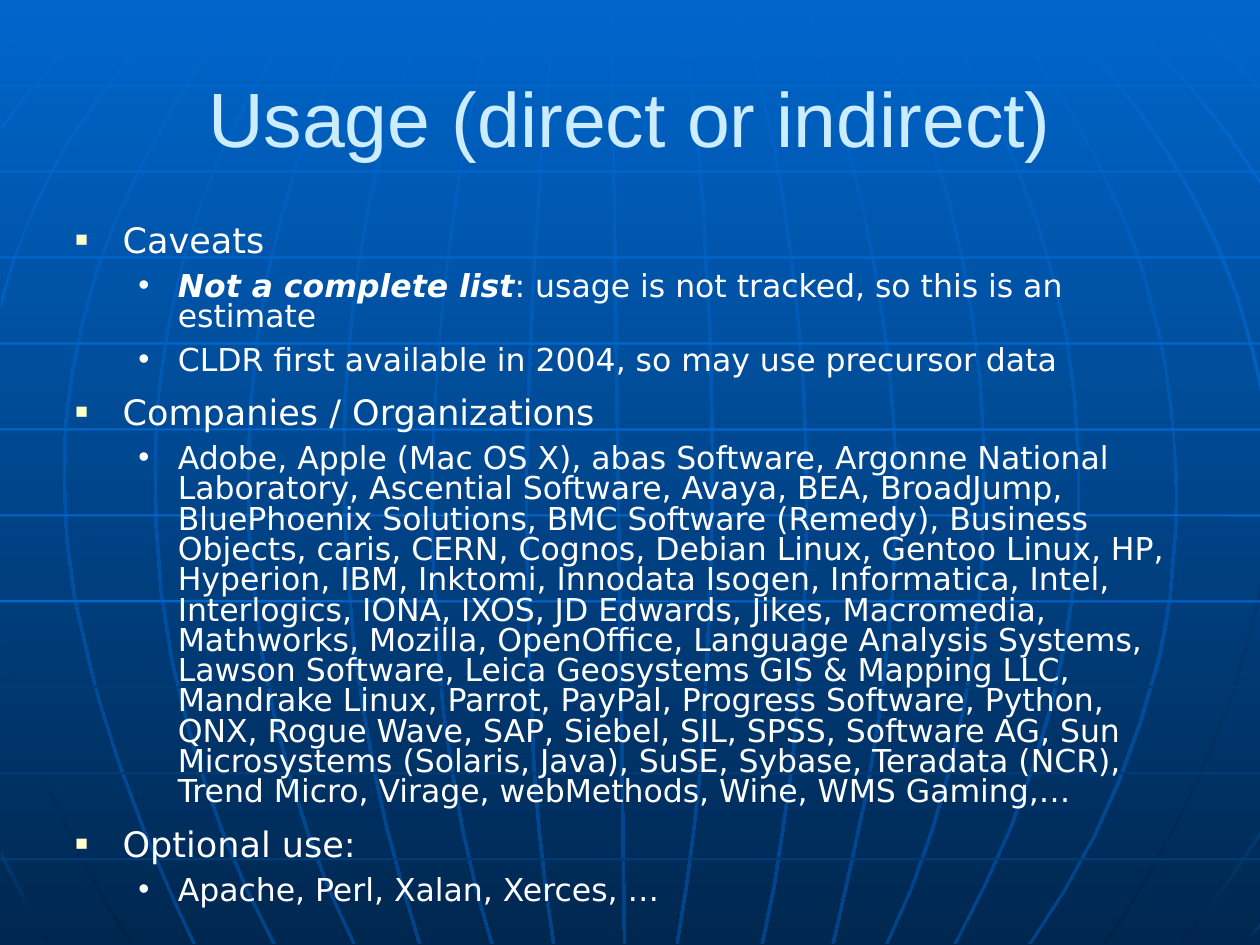
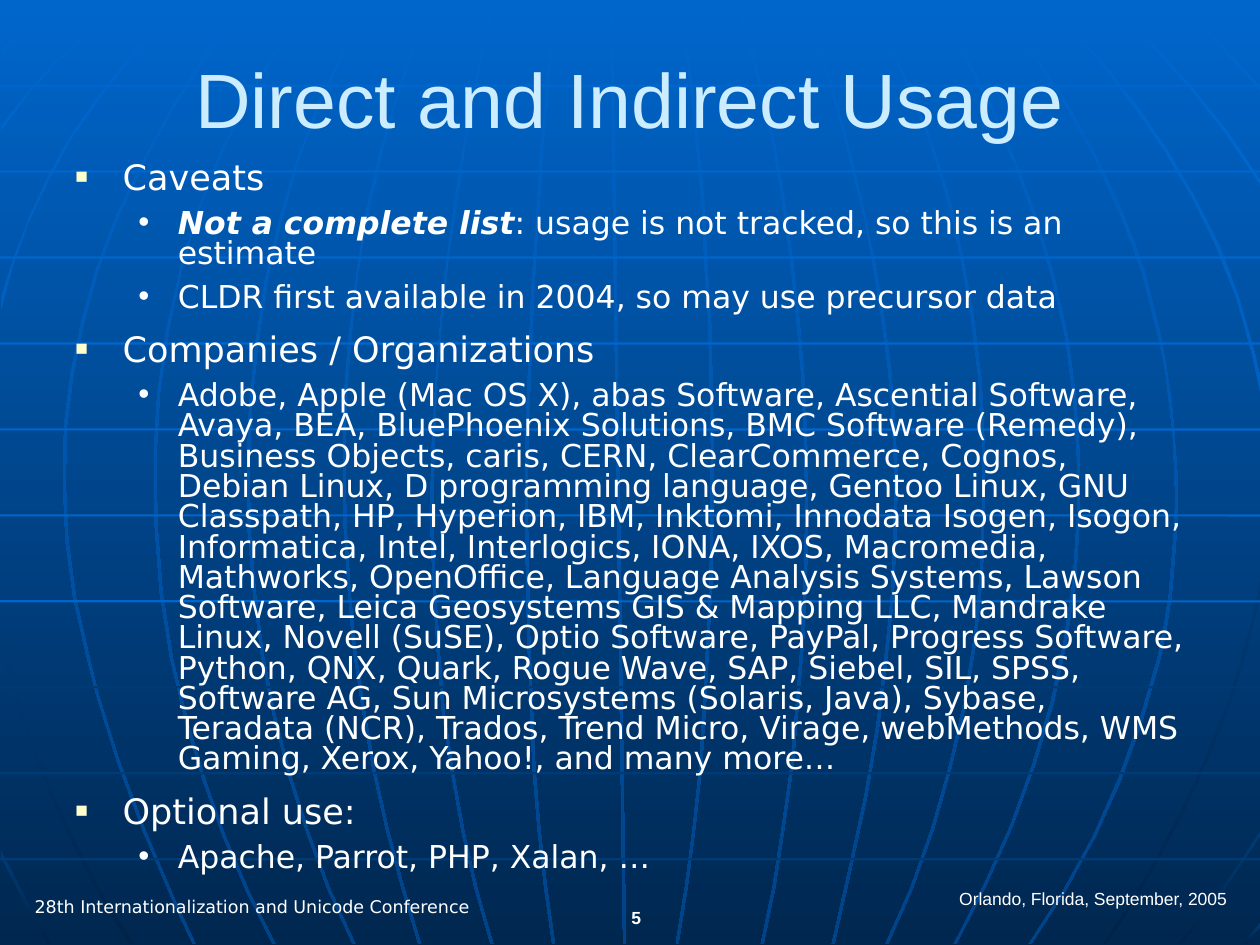
Before and after one commit to hanikesn/cldr, a slide deck: slide 5 of docs/presentations/cldr_overview.ppt (slide 8 before the commit). Drawn at 1260x945 pixels with LibreOffice and Linux fonts; fonts in the diff are those of the drawing. Boxes give left, top, right and bottom in pixels: in the first picture for what was removed or moved away, otherwise in the second. Text is boxed around its words. In the diff, an @@ line names an element or a change of style, - is before the commit and + after.

```diff
--- a/docs/presentations/cldr_overview.ppt
+++ b/docs/presentations/cldr_overview.ppt
@@ title at <box>195,72,1063,143</box>: text changed @@
-Usage (direct or indirect)
+Direct and Indirect Usage
@@ text "Caveats": place and size @@
-text "Caveats" at <box>123,227,1164,908</box>
+text "Caveats" at <box>123,164,1183,875</box>
@@ text at <box>178,382,1183,777</box>: text changed @@
-  • Adobe, Apple (Mac OS X), abas Software, Argonne National Laboratory, Ascential Software, Avaya, BEA, BroadJump, BluePhoenix Solutions, BMC Software (Remedy), Business Objects, caris, CERN, Cognos, Debian Linux, Gentoo Linux, HP, Hyperion, IBM, Inktomi, Innodata Isogen, Informatica, Intel, Interlogics, IONA, IXOS, JD Edwards, Jikes, Macromedia, Mathworks, Mozilla, OpenOffice, Language Analysis Systems, Lawson Software, Leica Geosystems GIS & Mapping LLC, Mandrake Linux, Parrot, PayPal, Progress Software, Python, QNX, Rogue Wave, SAP, Siebel, SIL, SPSS, Software AG, Sun Microsystems (Solaris, Java), SuSE, Sybase, Teradata (NCR), Trend Micro, Virage, webMethods, Wine, WMS Gaming,…
+  • Adobe, Apple (Mac OS X), abas Software, Ascential Software, Avaya, BEA, BluePhoenix Solutions, BMC Software (Remedy), Business Objects, caris, CERN, ClearCommerce, Cognos, Debian Linux, D programming language, Gentoo Linux, GNU Classpath, HP, Hyperion, IBM, Inktomi, Innodata Isogen, Isogon, Informatica, Intel, Interlogics, IONA, IXOS, Macromedia, Mathworks, OpenOffice, Language Analysis Systems, Lawson Software, Leica Geosystems GIS & Mapping LLC, Mandrake Linux, Novell (SuSE), Optio Software, PayPal, Progress Software, Python, QNX, Quark, Rogue Wave, SAP, Siebel, SIL, SPSS, Software AG, Sun Microsystems (Solaris, Java), Sybase, Teradata (NCR), Trados, Trend Micro, Virage, webMethods, WMS Gaming, Xerox, Yahoo!, and many more…
@@ text at <box>178,842,609,875</box>: text changed @@
-  • Apache, Perl, Xalan, Xerces, …
+  • Apache, Parrot, PHP, Xalan, …
@@ text added at <box>959,892,1227,910</box>, 10 pt, text #FFFFFF @@
+Orlando, Florida, September, 2005
@@ text added at <box>35,900,470,918</box>, 10 pt, text #FFFFFF @@
+28th Internationalization and Unicode Conference
@@ page number added at <box>631,912,641,924</box>, 10 pt, text #FFFFFF, bold @@
+5
```
Also in this commit, not shown: 14 other slides changed, 16 slides added, 5 slides removed.
